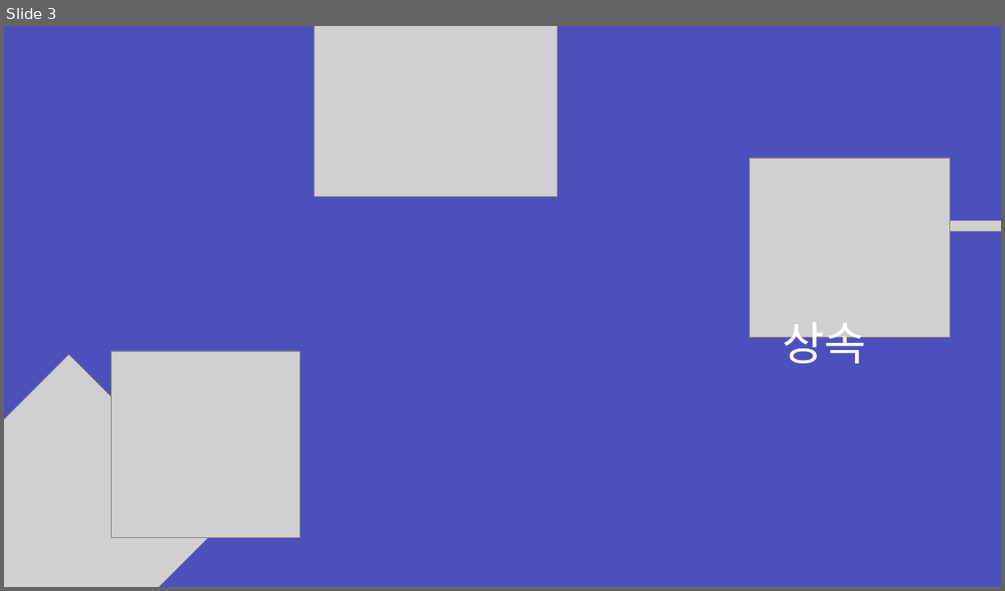
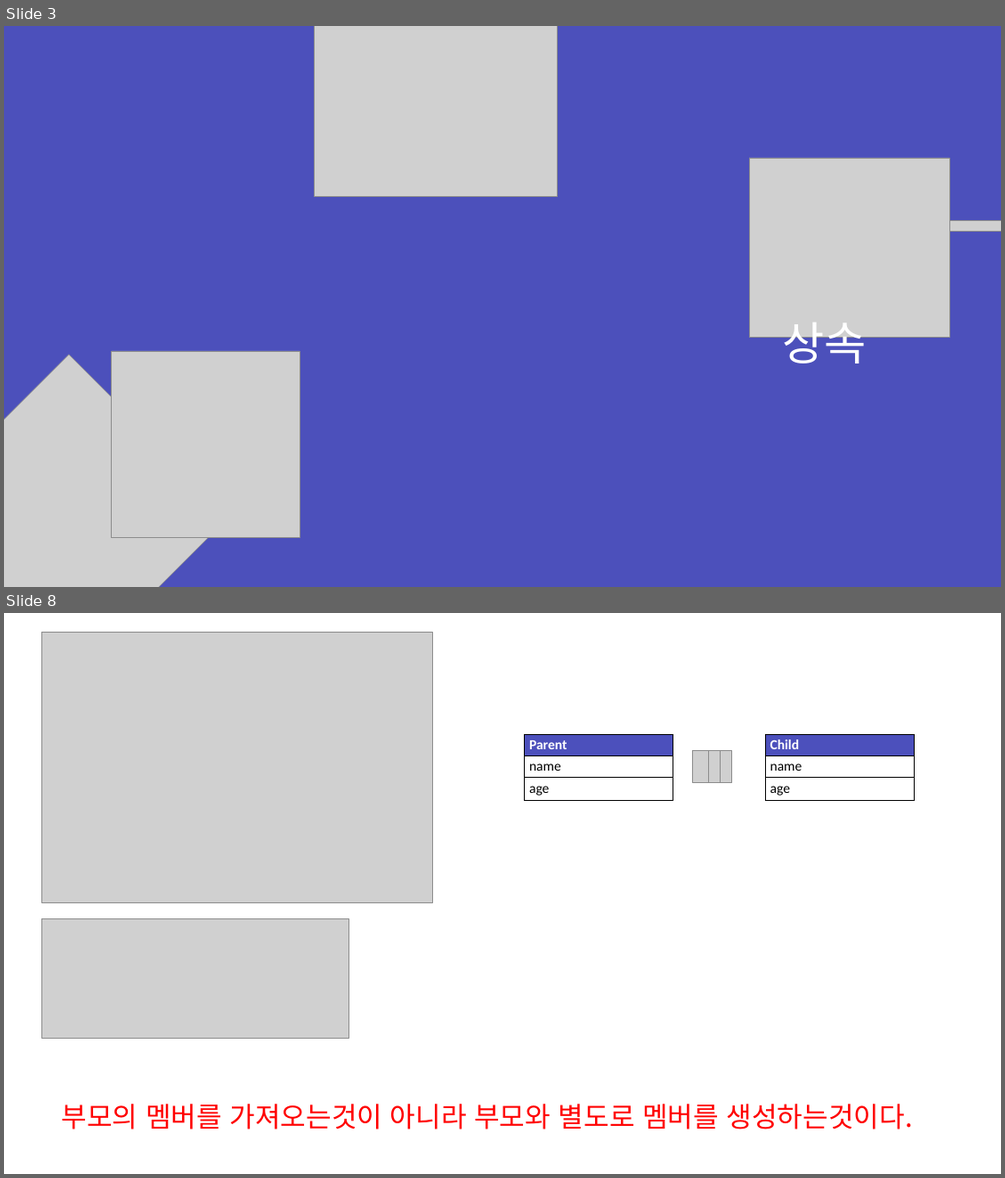
Before and after one commit to zest132/JavaLecture, a slide deck: JavaLecture/LectureFile/java 9강.pptx. Shown one above the other, each under a label of ours: slide 3 before the commit, slides 3 and 8 after it; the slides between them are not shown. The pictures are 1005x591 and 1005x1178 pixels, drawn with LibreOffice and Linux fonts; fonts in the diff are those of the drawing; grey boxes stand for pictures. Boxes give left, top, right and bottom in pixels: in the first picture for what was removed or moved away, otherwise in the second. Text is boxed around its words. In the diff, an @@ line names an element or a change of style, - is before the commit and + after.

```diff
--- a/JavaLecture/LectureFile/java 9강.pptx
+++ b/JavaLecture/LectureFile/java 9강.pptx
@@ slide 8 added at [4,613,1001,1174], background #FFFFFF @@
@@ picture added at [41,632,432,902] @@
@@ table added at [525,734,673,800], 3 rows, 1 columns @@
+Parent
+name
+age
@@ table added at [765,734,914,800], 3 rows, 1 columns @@
+Child
+name
+age
@@ picture added at [692,750,708,782] @@
@@ picture added at [704,750,720,782] @@
@@ picture added at [715,750,731,782] @@
@@ picture added at [41,918,349,1038] @@
@@ text added at [62,1103,913,1129], 40 pt, text #FF0000 @@
+부모의 멤버를 가져오는것이 아니라 부모와 별도로 멤버를 생성하는것이다.
```
Also in this commit, not shown: 1 slide changed, 42 other slides added, 24 slides removed, 7 other files.
